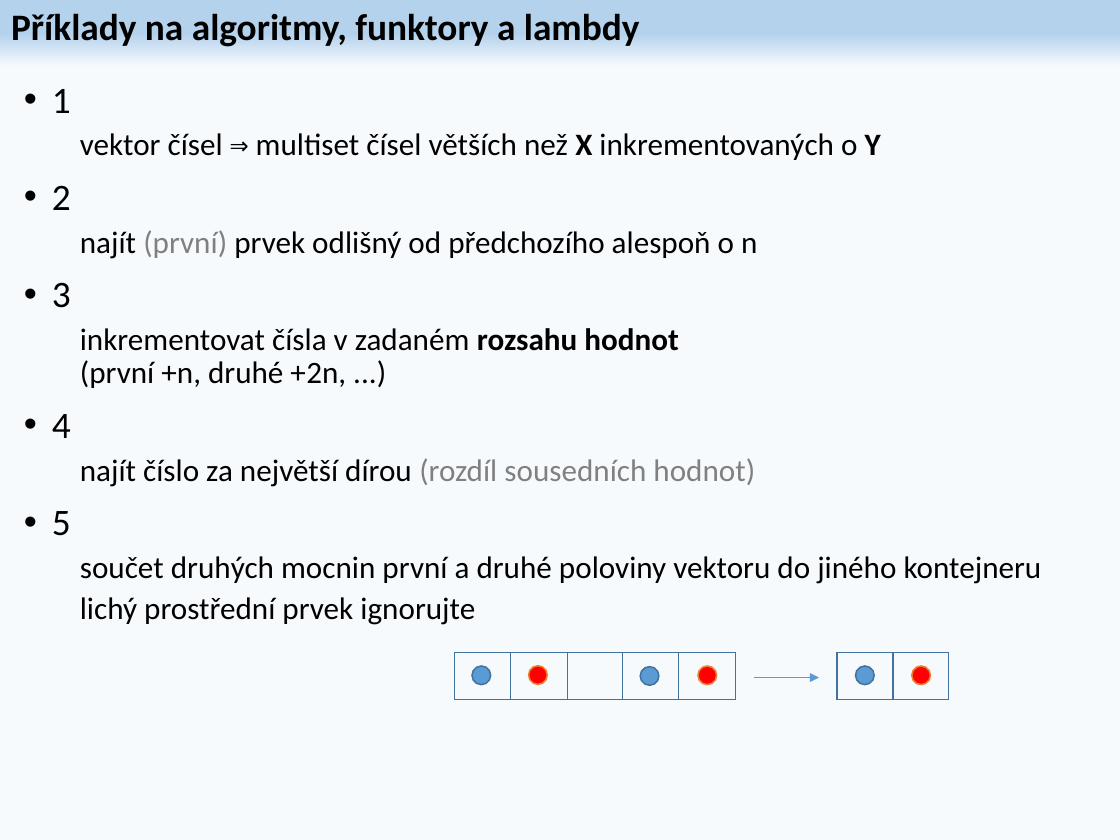
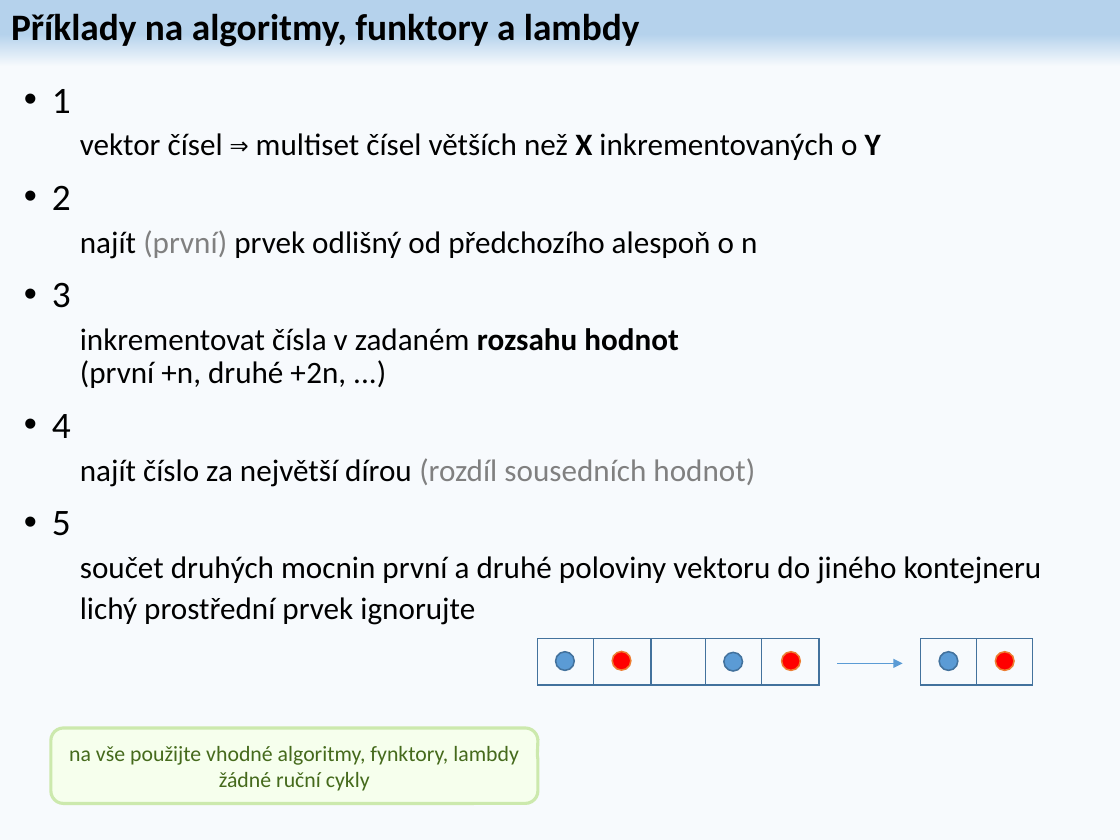
Before and after one commit to damodarak/BANG, a slide deck: slide 51 of CvCpp.pptx (slide 48 before the commit). Drawn at 1120x840 pixels with LibreOffice and Linux fonts; fonts in the diff are those of the drawing. Boxes give left, top, right and bottom in pixels: in the first picture for what was removed or moved away, otherwise in the second. Text is boxed around its words. In the diff, an @@ line names an element or a change of style, - is before the commit and + after.

```diff
--- a/CvCpp.pptx
+++ b/CvCpp.pptx
@@ 6 ellipses, 5 rectangles, 1 arrow: place and size @@
-6 ellipses, 5 rectangles, 1 arrow at [455,653,949,700]
+6 ellipses, 5 rectangles, 1 arrow at [538,638,1033,685]
@@ rounded speech box added at [50,728,538,803], fill #F6FFED, outline #CCE9AD 2 pt, 14 pt, text #456A1C @@
+na vše použijte vhodné algoritmy, fynktory, lambdy
+žádné ruční cykly
```
Also in this commit, not shown: 9 other slides changed, 3 slides added, 1 other file.
